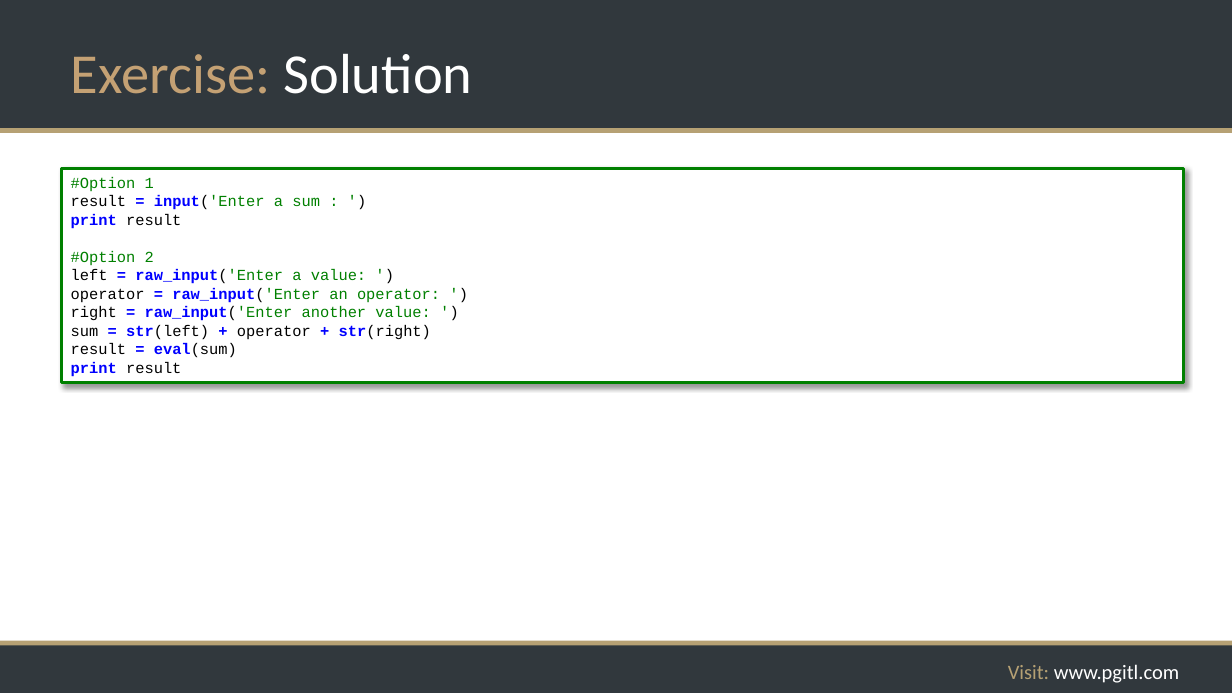
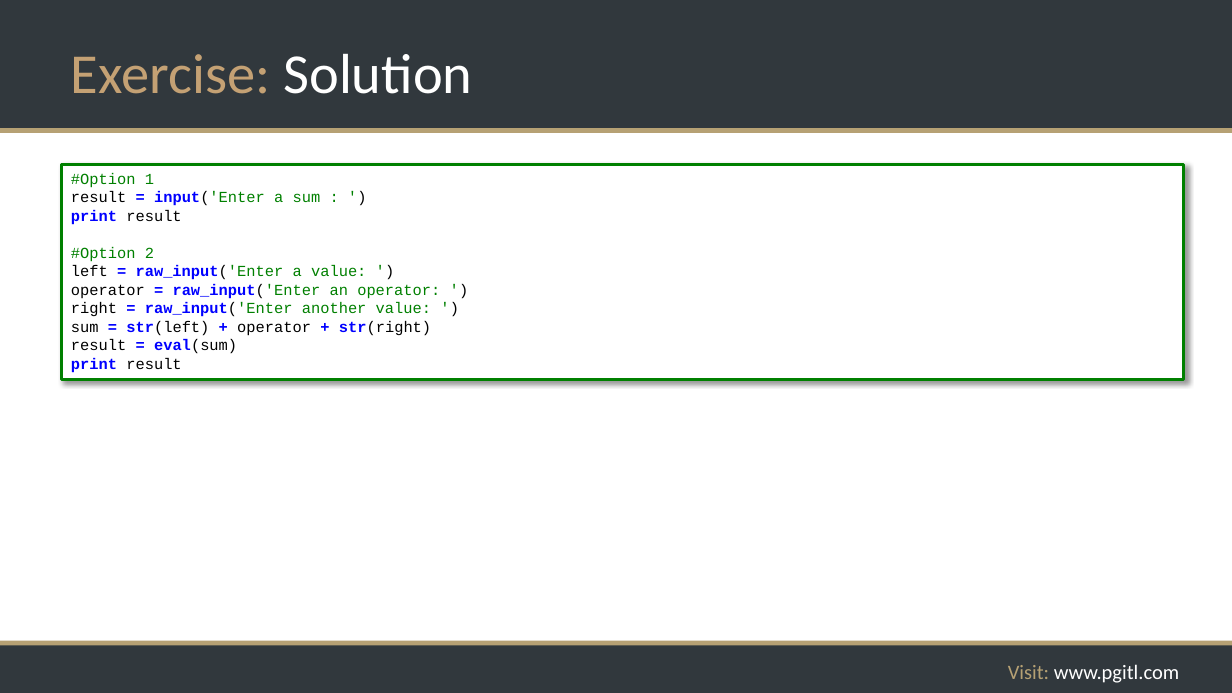
Before and after one commit to rikkouri/project-a, a slide deck: slide 83 of Programming Foundations.pptx. Drawn at 1232x693 pixels with LibreOffice and Linux fonts; fonts in the diff are those of the drawing; background and template pictures are left out. Boxes give left, top, right and bottom in pixels: in the first picture for what was removed or moved away, otherwise in the second. Text is boxed around its words. In the diff, an @@ line names an element or a change of style, - is before the commit and + after.

```diff
--- a/Programming Foundations.pptx
+++ b/Programming Foundations.pptx
@@ rectangle "#Option 1": place and size @@
-rectangle "#Option 1" at [62, 168, 1184, 383]
+rectangle "#Option 1" at [62, 165, 1184, 379]
```
Also in this commit, not shown: 3 other slides changed, 2 slides added, 2 other files.
